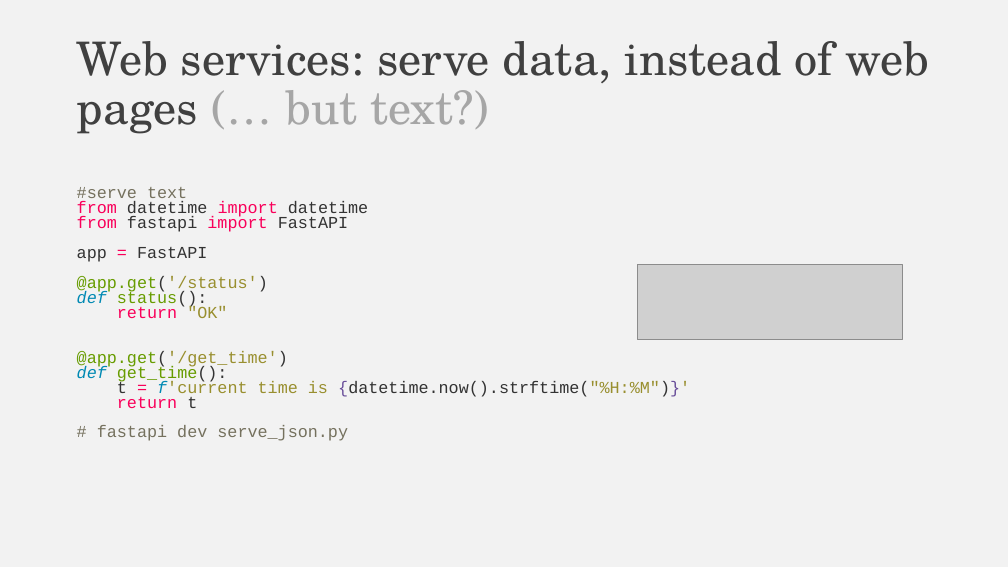
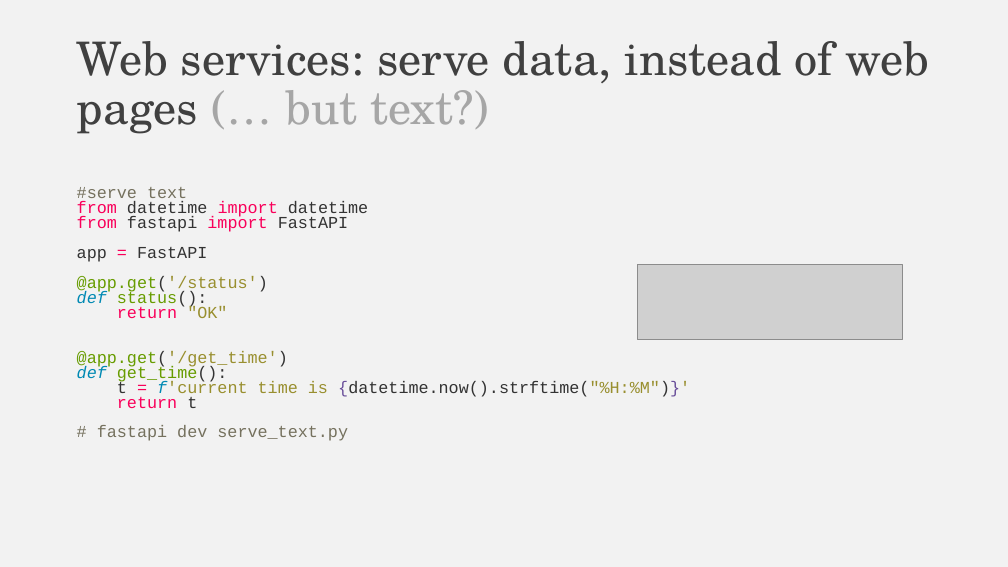
Before and after one commit to falconair/ProgrammingForAnalytics, a slide deck: slide 36 of lectures/075_web_under_the_hood/The web, under the hood.pptx. Drawn at 1008x567 pixels with LibreOffice and Linux fonts; fonts in the diff are those of the drawing; grey boxes stand for pictures. Boxes give left, top, right and bottom in pixels: in the first picture for what was removed or moved away, otherwise in the second. Text is boxed around its words. In the diff, an @@ line names an element or a change of style, - is before the commit and + after.

Commit message:
updates the presentation with fastapi examples

```diff
--- a/lectures/075_web_under_the_hood/The web, under the hood.pptx
+++ b/lectures/075_web_under_the_hood/The web, under the hood.pptx
@@ text at (97, 425, 348, 441): text changed @@
-# fastapi dev serve_json.py
+# fastapi dev serve_text.py
```
Also in this commit, not shown: 1 other slide changed.
